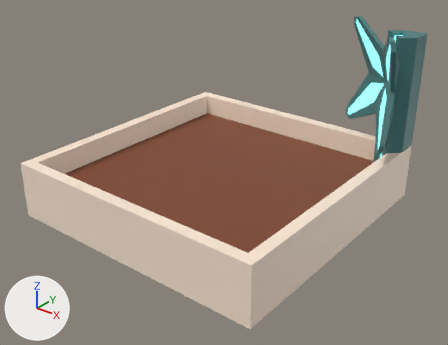
One commit to the FBX model Assets/3D Models/Machines/CropPlotMachine_Small.fbx: the scene before it, then after it.
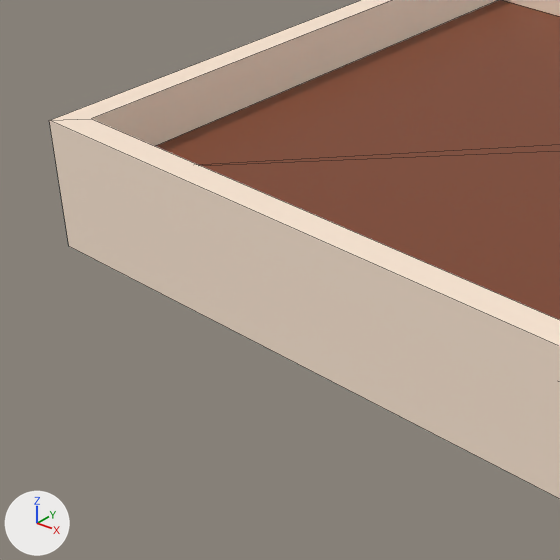
There are two pictures of each version: one whole from a camera (50 mm lens) standing at (1.538, -1.909, 1.349) and looking at (0.079, -0.086, 0.218), one close up on the part from 0% to 52% of the width and 33% to 100% of the height. The lights are fixed; the arrows at lower left show +X, +Y and +Z. The close-ups show mesh edges as thin lines. Objects named as collision shapes, trigger or cutter boxes, shadow casters or lower levels of detail are left out. Where no turn or scale is listed for an object, it has been applied to the vertices.

In view in the first close-up: 'CropPlotMachine_Small_LOD0'.
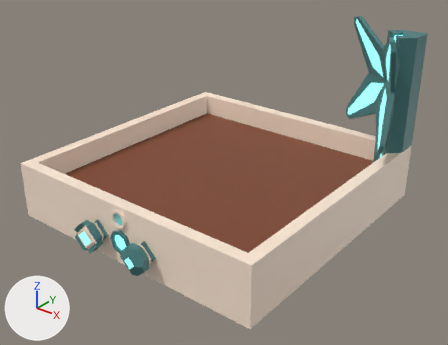
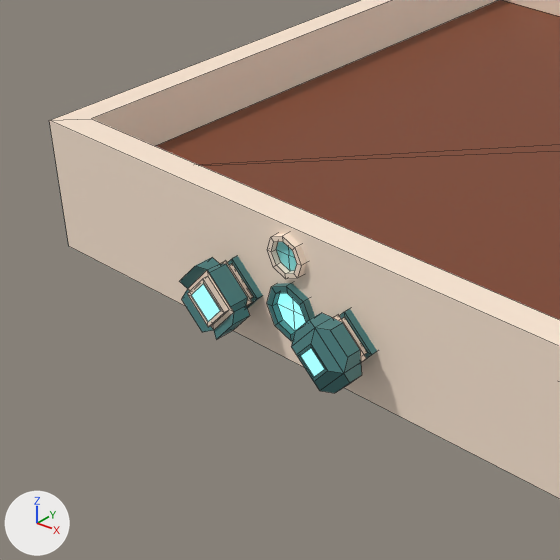
Boxes (x1, y1, x2, y2) around the edits, measured in the close-ups (560 x 560 px):
'Upgrade_Power', added (cyan)
    after: (291, 313, 367, 393)
    faces in mat_accent_001 (dark cyan #467c7c): (291, 313, 362, 393)
    faces in mat_light_001 (cyan #89e8e8): (301, 348, 324, 377)
    faces in mat_main_001 (beige #ffe9d6): (332, 314, 367, 363)
'Upgrade_Efficiency', added (cyan)
    after: (179, 257, 253, 339)
    faces in mat_accent_001 (dark cyan #467c7c): (179, 257, 249, 339)
    faces in mat_main_001 (beige #ffe9d6): (187, 260, 253, 330)
    faces in mat_light_001 (cyan #89e8e8): (192, 284, 220, 322)
part 1 of me_cube_011, added (cyan)
    after: (267, 283, 315, 341)
part 2 of me_cube_011, added
    after: (267, 233, 307, 279)
part 3 of me_cube_011, added (cyan)
    after: (340, 309, 377, 358)
part 4 of me_cube_011, added (cyan)
    after: (228, 256, 263, 309)

The change, as a list of edits to the scene's bpy script:
```text
Add mat_watersymbol:
    mat_watersymbol = principled_material('WaterSymbol')
    mat_watersymbol.base_color = (0.25, 0.807, 0.807)  # cyan #89e8e8
Change me_cube_011:
    used by ob_cropplotmachine_small_lod0; location = (0.0, 0.0, 0.0)
    remove me_cube_011.from_pydata(...)  # 179 vertices, 170 faces; spans x -0.6..0.612, y -0.6..0.612, z 0.0..0.788
    add me_cube_011.from_pydata(...)  # 277 vertices, 252 faces; spans x -0.6..0.612, y -0.612..0.612, z 0.0..0.788
    me_cube_011 part 1: a new loose piece of 33 vertices spanning x -0.05..0.05, y -0.612..-0.568, z 0.05..0.15
    me_cube_011 part 2: a new loose piece of 33 vertices spanning x -0.038..0.038, y -0.612..-0.568, z 0.162..0.237
    me_cube_011 part 3: a new loose piece of 16 vertices spanning x 0.072..0.178, y -0.612..-0.569, z 0.047..0.153, in mat_accent_001 (dark cyan #467c7c)
    me_cube_011 part 4: a new loose piece of 16 vertices spanning x -0.178..-0.072, y -0.612..-0.569, z 0.047..0.153, in mat_accent_001 (dark cyan #467c7c)
    add me_cube_011.materials.append(mat_watersymbol)  # cyan #89e8e8
Add me_cube_035:
    me_cube_035.from_pydata(...)  # 48 vertices, 45 faces; spans x 0.0698..0.1802, y -0.6815..-0.6115, z 0.0448..0.1552
    # faces by material slot: [12, 32, 1]
    me_cube_035.materials.append(mat_main_001)  # beige #ffe9d6
    me_cube_035.materials.append(mat_accent_001)  # dark cyan #467c7c
    me_cube_035.materials.append(mat_light_001)  # cyan #89e8e8
Add me_cube_034:
    me_cube_034.from_pydata(...)  # 52 vertices, 49 faces; spans x -0.1858..-0.0642, y -0.6715..-0.6115, z 0.0392..0.1608
    # faces by material slot: [28, 20, 1]
    me_cube_034.materials.append(mat_main_001)  # beige #ffe9d6
    me_cube_034.materials.append(mat_accent_001)  # dark cyan #467c7c
    me_cube_034.materials.append(mat_light_001)  # cyan #89e8e8
Add ob_upgrade_power:
    ob_upgrade_power = bpy.data.objects.new('Upgrade_Power', me_cube_035)
    ob_upgrade_power.location = (0.0, 0.0, 0.0)
Add ob_upgrade_efficiency:
    ob_upgrade_efficiency = bpy.data.objects.new('Upgrade_Efficiency', me_cube_034)
    ob_upgrade_efficiency.location = (0.0, 0.0, 0.0)
```
